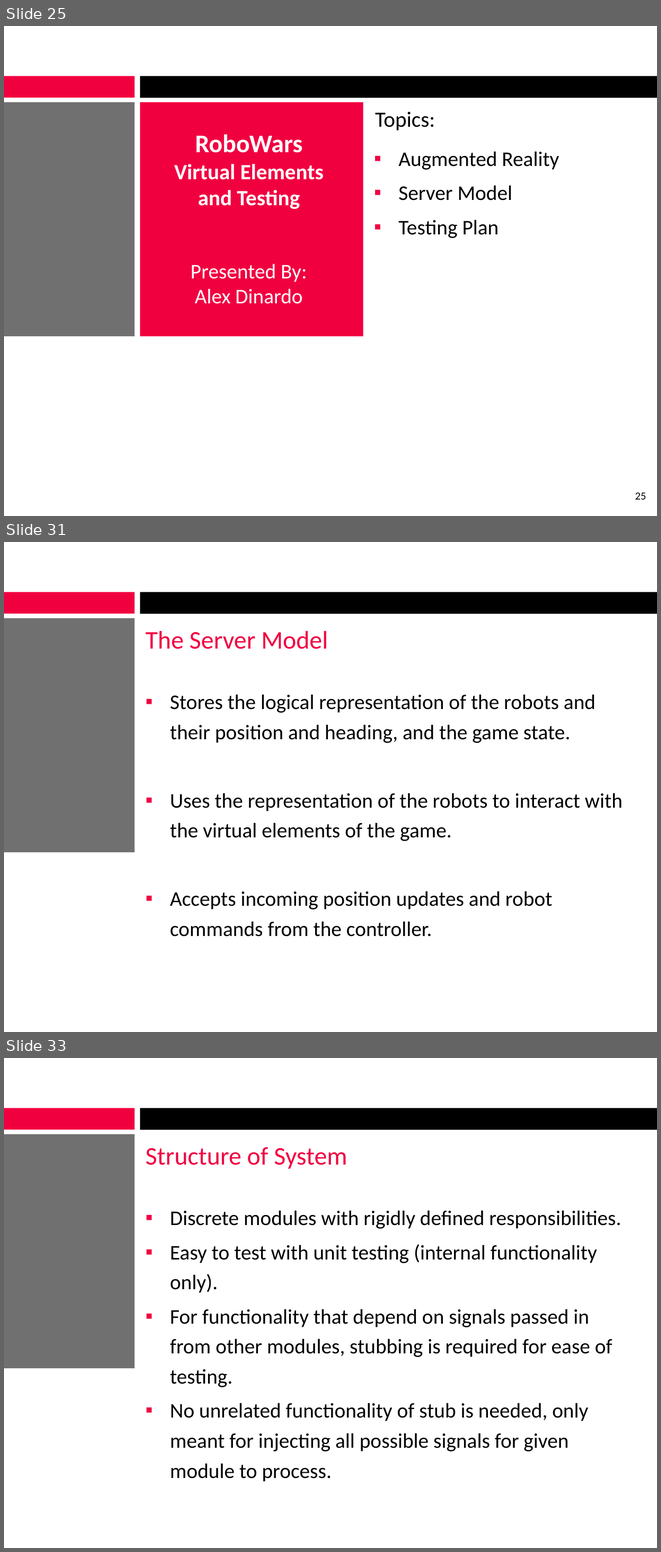
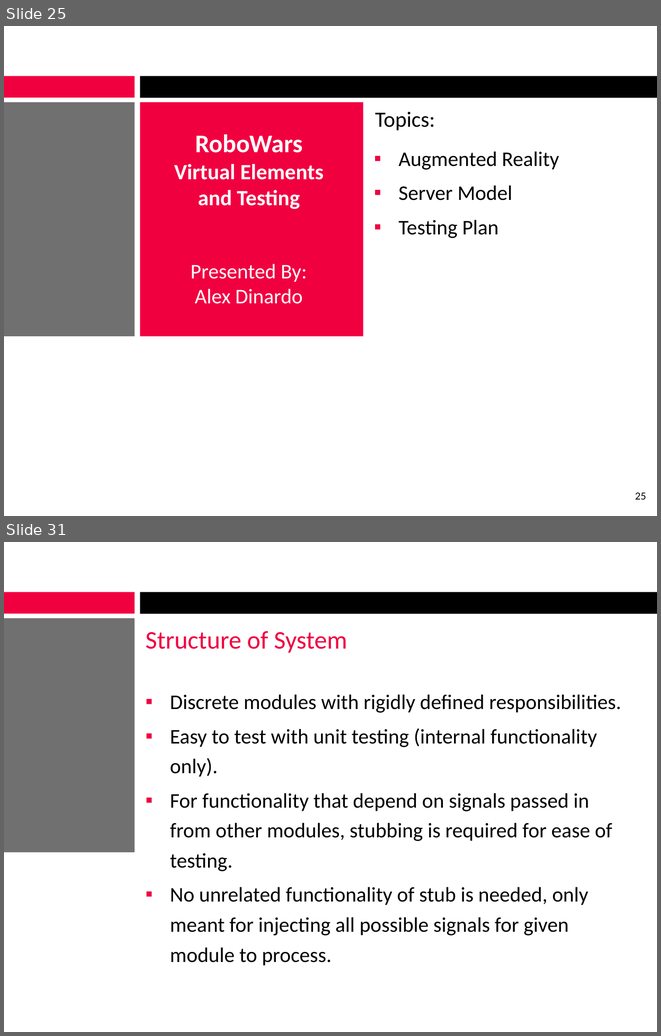
Before and after one commit to alexcraig/RoboWars, a slide deck: docs/presentation_slides/RoboWarsPresentation.pptx. Shown one above the other, each under a label of ours: slides 25, 31 and 33 before the commit, slides 25 and 31 after it; the slides between them are not shown. The pictures are 661x1552 and 661x1036 pixels, drawn with LibreOffice and Linux fonts; fonts in the diff are those of the drawing; background and template pictures are left out. Boxes give left, top, right and bottom in pixels: in the first picture for what was removed or moved away, otherwise in the second. Text is boxed around its words. In the diff, an @@ line names an element or a change of style, - is before the commit and + after.

```diff
--- a/docs/presentation_slides/RoboWarsPresentation.pptx
+++ b/docs/presentation_slides/RoboWarsPresentation.pptx
@@ slide 31 removed at [4,542,657,1032], background #FFFFFF; not listed: 3 template elements that a slide beside it also shows @@
@@ title removed at [146,631,328,649] @@
-The Server Model
@@ text removed at [170,694,623,936] @@
-▪ Stores the logical representation of the robots and their position and heading, and the game state.
-▪ Uses the representation of the robots to interact with the virtual elements of the game.
-▪ Accepts incoming position updates and robot commands from the controller.
@@ what was slide 33 is now slide 31 @@
```
Also in this commit, not shown: 9 slides changed, 1 slide added, 2 other slides removed.
